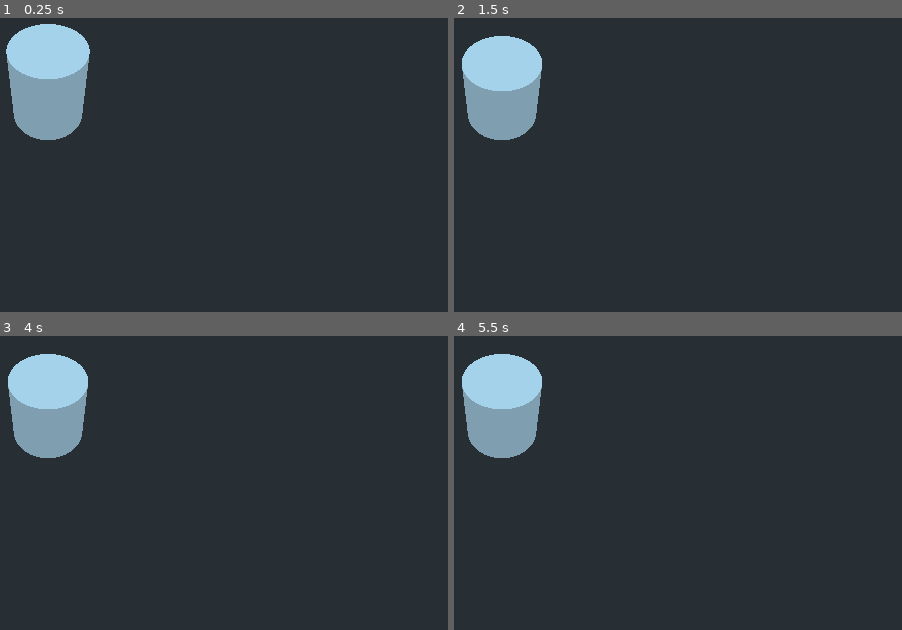
Above: before the commit, frames 1-4 (two rows, left to right).
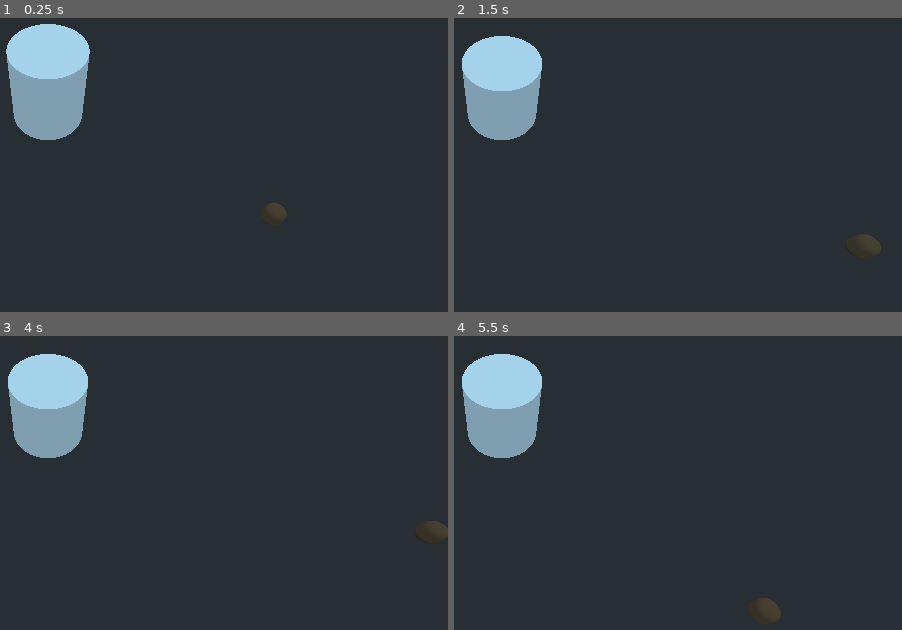
Above: after the commit, the same moments.

Repository: bmolyneaux/GGJ2020
Game: Godot game, scene res://Level/Jez Test Town.tscn
Two runs of this game, one before a commit and one after it. Both use one fixed random seed, a clock stepped at 60 frames per second and the inputs below. This scene is started directly instead of the project's main scene.
Inputs:
- Up to frame 1 (0.25 s): no input
- Up to frame 2 (1.5 s): hold D 0.53-1.28 s; hold S from 1.28 s (still down)
- Up to frame 3 (4 s): release S at 2.03 s; hold D 2.03-2.78 s; hold W 2.78-3.53 s; hold A from 3.53 s (still down)
- Up to frame 4 (5.5 s): release A at 5.03 s; hold S from 5.03 s (still down)

The runs differ from the first frame. In frame 1, 0.2% of the frame differs, in the area x 59-65%, y 62-69%; in frame 2, 0.2%; in frame 3, 0.2%; in frame 4, 0.3%, in the area x 68-73%, y 89-97%.

Commit message:
Add a colision thing to the repairable

Diff:
--- a/Level/Jez Test Town.tscn
+++ b/Level/Jez Test Town.tscn
@@ -1,6 +1,7 @@
-[gd_scene load_steps=2 format=2]
+[gd_scene load_steps=3 format=2]
 
 [ext_resource path="res://Repairable/Repairable.tscn" type="PackedScene" id=1]
+[ext_resource path="res://Repairer/Repairer.tscn" type="PackedScene" id=2]
 
 [node name="Spatial" type="Spatial"]
 
@@ -9,3 +10,6 @@
 
 [node name="Camera" type="Camera" parent="."]
 transform = Transform( 1, 0, 0, 0, 0.693553, 0.720406, 0, -0.720406, 0.693553, 0, 7.71513, 6.07694 )
+
+[node name="Repairer" parent="." instance=ExtResource( 2 )]
+transform = Transform( 1, 0, 0, 0, 1, 0, 0, 0, 1, 4.98274, 0, 3.11699 )
--- a/Repairable/Repairable.tscn
+++ b/Repairable/Repairable.tscn
@@ -1,8 +1,10 @@
-[gd_scene load_steps=3 format=2]
+[gd_scene load_steps=4 format=2]
 
 [ext_resource path="res://Repairable/Repairable.gd" type="Script" id=1]
 
 [sub_resource type="CylinderMesh" id=1]
+
+[sub_resource type="CylinderShape" id=2]
 
 [node name="Repairable" type="Spatial"]
 script = ExtResource( 1 )
@@ -11,3 +13,9 @@
 transform = Transform( 1, 0, 0, 0, 1, 0, 0, 0, 1, 0, 1, 0 )
 mesh = SubResource( 1 )
 material/0 = null
+
+[node name="StaticBody" type="StaticBody" parent="."]
+transform = Transform( 1, 0, 0, 0, 1, 0, 0, 0, 1, 0, 1, 0 )
+
+[node name="CollisionShape" type="CollisionShape" parent="StaticBody"]
+shape = SubResource( 2 )
